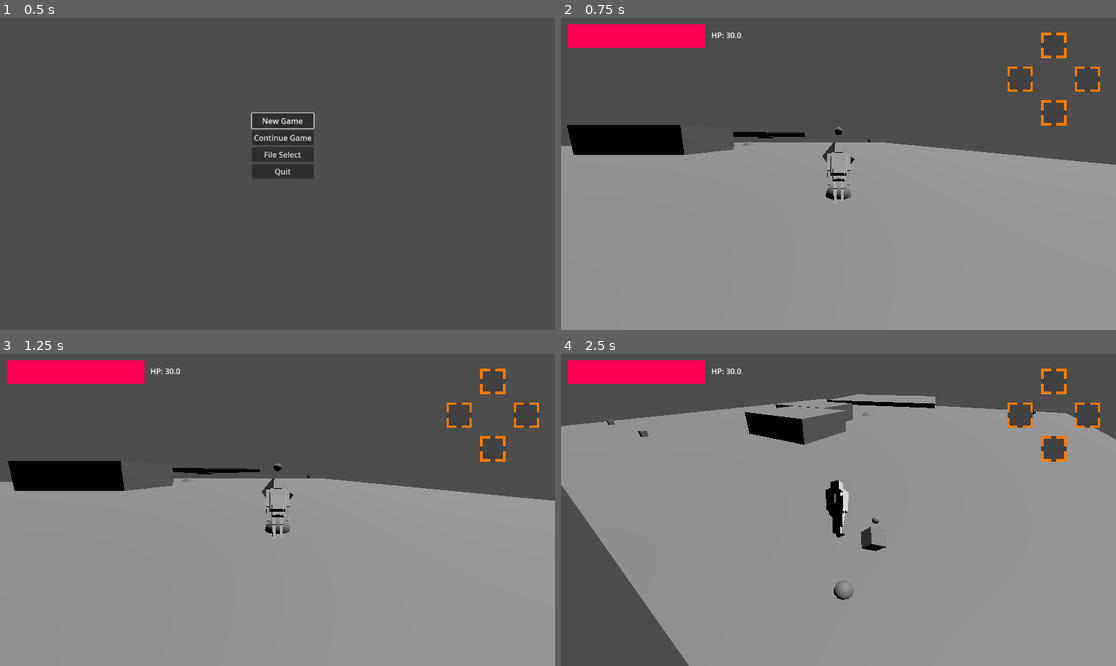
Above: before the commit, frames 1-4 (two rows, left to right).
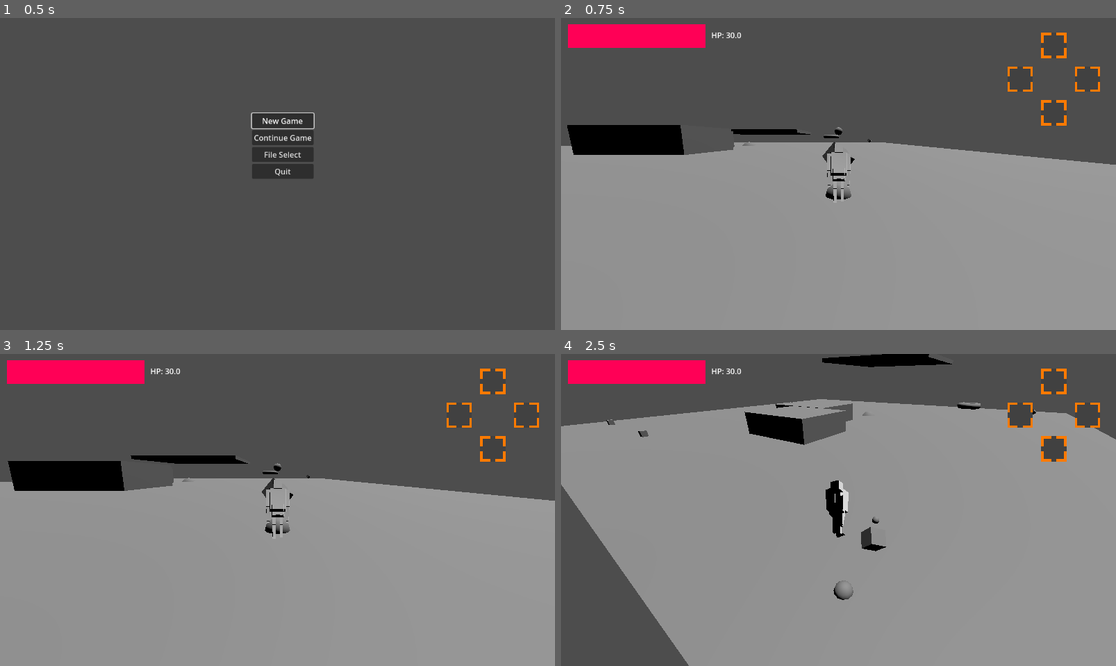
Above: after the commit, the same moments.

Repository: stron1le/MVM28
Game: Godot game, scene res://Scenes/start_screen.tscn
Same seed, same stepped clock (60 frames per second), same inputs: the game is played once before the commit and once after it.
Inputs (mouse positions are in pixels of both pictures, inside the frame that each line leads up to):
- Up to frame 1 (0.5 s): no input
- Up to frame 2 (0.75 s): click "New Game" at 0.5 s
- Up to frame 3 (1.25 s): no input
- Up to frame 4 (2.5 s): move the mouse to (866, 510) at 1.27 s; hold Space (Jump) 1.28-2.03 s; hold W (ForwardAxisNegative) from 1.28 s (still down); move the mouse to (810, 510) at 2.02 s; click (810, 510) at 2.1 s; tap Space (Jump) at 2.27, 2.3 s

Frame 1 is identical in both runs. In frame 2, 0.2% of the frame differs, in the area x 30-51%, y 35-39%; in frame 3, 0.7%; in frame 4, 1.4%, in the area x 47-76%, y 0-18%.

Commit message:
Fixed ledge grab jump cancel bug
I noticed that the player acted a little funny when it came to letting go from a grab. I believe this is because the state of 'canCutJump' wasn't being set to specifically be false when exiting the ledge grab state, and so added explicit changes.
Also, I made the velocity change optional, based on a boolean. I may later separate this into 2 or 3 booleans, for the different axes.

There were also inconsistencies in the player position and the apparent position of the platform, because the player moves in physics process, but the platform and animation were using idle. This has now been resolved.

Diff:
--- a/mvm28/Scenes/test_room.tscn
+++ b/mvm28/Scenes/test_room.tscn
@@ -1,6 +1,6 @@
 [gd_scene load_steps=19 format=3 uid="uid://bewbtejyphgkr"]
 
-[ext_resource type="Script" uid="uid://jqe0xqs47swm" path="res://Scenes/test_room.gd" id="1_ei72r"]
+[ext_resource type="Script" uid="uid://jqe0xqs47swm" path="res://Scripts/test_room.gd" id="1_ei72r"]
 [ext_resource type="PackedScene" uid="uid://ddfaeome8lgwj" path="res://Scenes/lock_on_target.tscn" id="2_6idp7"]
 [ext_resource type="PackedScene" uid="uid://b16okbm7tst43" path="res://Scenes/save_crystal.tscn" id="3_arrdh"]
 [ext_resource type="PackedScene" uid="uid://fhp87gasefrq" path="res://Scenes/test_enemy.tscn" id="3_rx0dc"]
@@ -21,35 +21,6 @@
 
 [sub_resource type="BoxShape3D" id="BoxShape3D_f2n0o"]
 size = Vector3(1000, 50, 1000)
-
-[sub_resource type="Animation" id="Animation_wv2xt"]
-resource_name = "move"
-length = 5.0
-loop_mode = 2
-tracks/0/type = "value"
-tracks/0/imported = false
-tracks/0/enabled = true
-tracks/0/path = NodePath("MovingPlatform:position")
-tracks/0/interp = 1
-tracks/0/loop_wrap = true
-tracks/0/keys = {
-"times": PackedFloat32Array(0, 5),
-"transitions": PackedFloat32Array(1, 1),
-"update": 0,
-"values": [Vector3(0, 3.36016, -23.1806), Vector3(0, 30.3762, -23.1806)]
-}
-tracks/1/type = "value"
-tracks/1/imported = false
-tracks/1/enabled = true
-tracks/1/path = NodePath("MovingPlatform:rotation")
-tracks/1/interp = 1
-tracks/1/loop_wrap = true
-tracks/1/keys = {
-"times": PackedFloat32Array(0, 5),
-"transitions": PackedFloat32Array(1, 1),
-"update": 0,
-"values": [Vector3(0, 0, 0), Vector3(0, 4.71239, 0)]
-}
 
 [sub_resource type="Animation" id="Animation_ei72r"]
 length = 0.001
@@ -76,6 +47,35 @@
 "transitions": PackedFloat32Array(1),
 "update": 0,
 "values": [Vector3(0, 0, 0)]
+}
+
+[sub_resource type="Animation" id="Animation_wv2xt"]
+resource_name = "move"
+length = 5.0
+loop_mode = 2
+tracks/0/type = "value"
+tracks/0/imported = false
+tracks/0/enabled = false
+tracks/0/path = NodePath("MovingPlatform:rotation")
+tracks/0/interp = 1
+tracks/0/loop_wrap = true
+tracks/0/keys = {
+"times": PackedFloat32Array(0, 5),
+"transitions": PackedFloat32Array(1, 1),
+"update": 0,
+"values": [Vector3(0, 0, 0), Vector3(0, 4.71239, 0)]
+}
+tracks/1/type = "value"
+tracks/1/imported = false
+tracks/1/enabled = true
+tracks/1/path = NodePath("MovingPlatform:position")
+tracks/1/interp = 1
+tracks/1/loop_wrap = true
+tracks/1/keys = {
+"times": PackedFloat32Array(0, 5),
+"transitions": PackedFloat32Array(1, 1),
+"update": 0,
+"values": [Vector3(0, 3.36016, -23.1806), Vector3(0, 30.3762, -23.1806)]
 }
 
 [sub_resource type="AnimationLibrary" id="AnimationLibrary_q5jsk"]
@@ -133,7 +133,7 @@
 size = Vector3(14.5288, 4.3739, 12.5682)
 
 [node name="TestEnemy" parent="." instance=ExtResource("3_rx0dc")]
-transform = Transform3D(1, 0, 0, 0, 1, 0, 0, 0, 1, 0, 2.75596, -24.6803)
+transform = Transform3D(1, 0, 0, 0, 1, 0, 0, 0, 1, 24.3355, 2.75596, -24.6803)
 
 [node name="TreasureChest" parent="." instance=ExtResource("4_3tvqv")]
 transform = Transform3D(1, 0, 0, 0, 1, 0, 0, 0, 1, -21.988, 0, 37.4878)
@@ -175,6 +175,7 @@
 transform = Transform3D(1, 0, 0, 0, 1, 0, 0, 0, 1, 0, 3.36016, -23.1806)
 
 [node name="AnimationPlayer" type="AnimationPlayer" parent="."]
+callback_mode_process = 0
 libraries = {
 &"": SubResource("AnimationLibrary_q5jsk")
 }
--- a/mvm28/Scripts/test_character.gd
+++ b/mvm28/Scripts/test_character.gd
@@ -43,6 +43,10 @@
 var shapeCastReporter;
 var grabHeightReporter;
 var ledgeLetGo:bool=false;
+var addVelOnLetGo:bool=false;
+#GlitchesToFix
+#TODO: platforms don't pause with global.paused
+#TODO: Consider whether using velocity to measure if you should grab is wise.
 func _ready():
 	if (!ledgeGrabbedObject):
 		ledgeGrabbedObject=Node3D.new();
@@ -63,6 +67,7 @@
 func _physics_process(delta):
 	if (Globals.paused):
 		return;
+	print(velocity);
 	match(currentState):
 		PLAYERSTATE.ACT_STANDING:
 			act_standing(delta);
@@ -85,6 +90,7 @@
 		_:
 			print("There is no such state "+str(currentState))
 			act_walking(delta);
+	print(global_position);
 	#print(currentState);
 func act_walking(delta):
 	var movementVector = Input.get_vector("HorizontalAxisNegative","HorizontalAxisPositive","ForwardAxisNegative","ForwardAxisPositive");
@@ -166,9 +172,11 @@
 	if (canCutJump and !Input.is_action_pressed("Jump") and velocity.y>0):
 		velocity.y*=CUT_JUMP_MULTIPLIER;
 		canCutJump=false;
+		print(true);
 	velocity+=get_gravity()*delta;
 	move_and_slide();
 	if (is_on_floor()):
+		canCutJump=false;
 		currentState=PLAYERSTATE.ACT_STANDING if intendedMagnitude==0 else PLAYERSTATE.ACT_WALKING;
 	ledge_check();
 func ledge_check():
@@ -189,6 +197,7 @@
 		if ($DownwardCast.is_colliding()):
 			var hitObject=$DownwardCast.get_collider();
 			global_position.y=$DownwardCast.get_collision_point().y-2;
+			canCutJump=false;
 			currentState=PLAYERSTATE.ACT_LEDGE_GRAB;
 			if (ledgeGrabbedObject.get_parent()):
 				ledgeGrabbedObject.reparent(hitObject);
@@ -342,14 +351,11 @@
 		if (abs(intendedYawDiff)>PI/2.0):
 			print("letGo");
 			currentState=PLAYERSTATE.ACT_JUMP;
-			velocity+=addedVel/delta;
-			#if ("velocity" in ledgeGrabbedObject.get_parent()):
-			#	velocity+=ledgeGrabbedObject.get_parent().velocity;
-			#elif ("constant_linear_velocity" in ledgeGrabbedObject.get_parent()):
-			#	velocity+=ledgeGrabbedObject.get_parent().constant_linear_velocity;
-			#	print(ledgeGrabbedObject.get_parent().constant_linear_velocity);
+			if (addVelOnLetGo):
+				velocity+=addedVel/delta;
 		elif (ledgeLetGo and movementVector.length()>0.8):
 			currentState=PLAYERSTATE.ACT_JUMP;
 			velocity.y=10;
-			velocity+=addedVel/delta;
+			if (addVelOnLetGo):
+				velocity+=addedVel/delta;
 		return;
Renamed: mvm28/Scenes/test_room.gd -> mvm28/Scripts/test_room.gd
Renamed: mvm28/Scenes/test_room.gd.uid -> mvm28/Scripts/test_room.gd.uid
